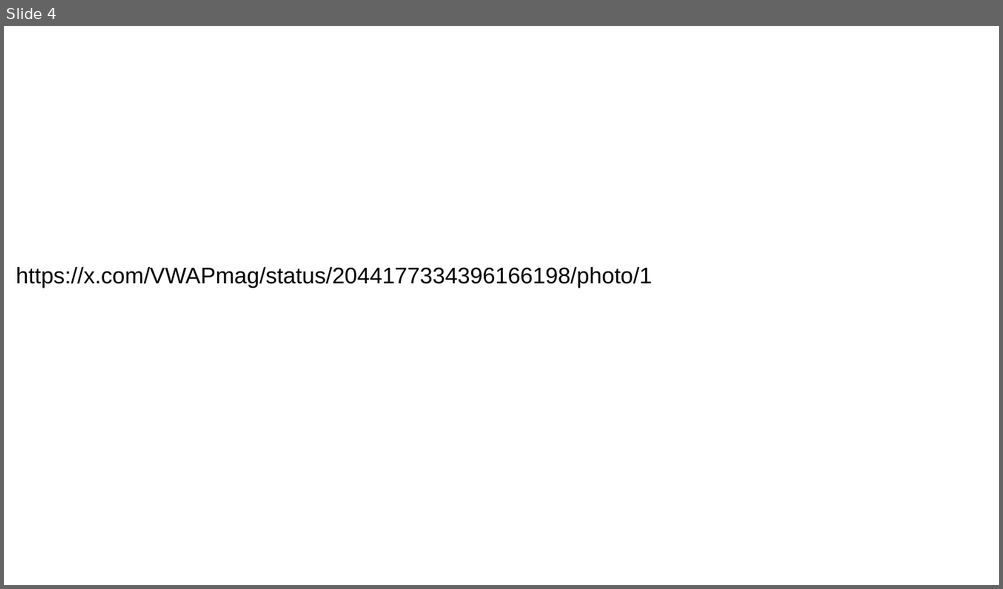
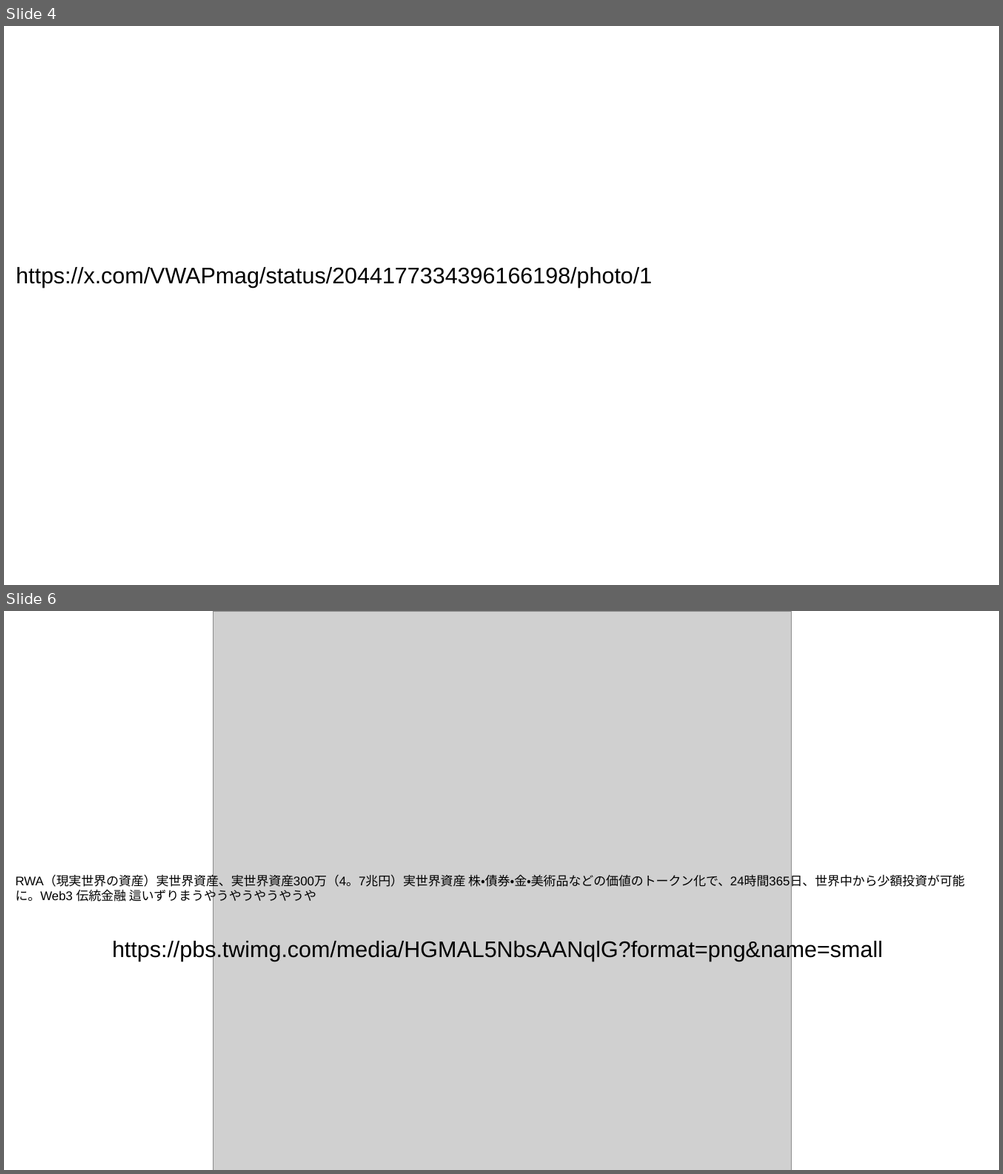
Before and after one commit to abe3yutaka/2026_Daily_Document, a slide deck: 数理ファイナンス.odp. Shown one above the other, each under a label of ours: slide 4 before the commit, slides 4 and 6 after it; the slides between them are not shown. The pictures are 1003x589 and 1003x1174 pixels, drawn with LibreOffice and Linux fonts; fonts in the diff are those of the drawing; grey boxes stand for pictures; background and template pictures are left out. Boxes give left, top, right and bottom in pixels: in the first picture for what was removed or moved away, otherwise in the second. Text is boxed around its words. In the diff, an @@ line names an element or a change of style, - is before the commit and + after.

```diff
--- a/数理ファイナンス.odp
+++ b/数理ファイナンス.odp
@@ slide 6 added at (x1=4, y1=611, x2=999, y2=1170), background #FFFFFF @@
@@ picture added at (x1=213, y1=612, x2=792, y2=1170) @@
@@ text added at (x1=15, y1=872, x2=965, y2=905), 10 pt, text #000000 @@
+RWA（現実世界の資産）実世界資産、実世界資産300万（4。7兆円）実世界資産 株・債券・金・美術品などの価値のトークン化で、24時間365日、世界中から少額投資が可能に。Web3 伝統金融 這いずりまうやうやうやうやうや
@@ text added at (x1=112, y1=940, x2=882, y2=962), 18 pt, text #000000 @@
+https://pbs.twimg.com/media/HGMAL5NbsAANqlG?format=png&name=small
```
Also in this commit, not shown: 1 other slide added, 3 other files.
